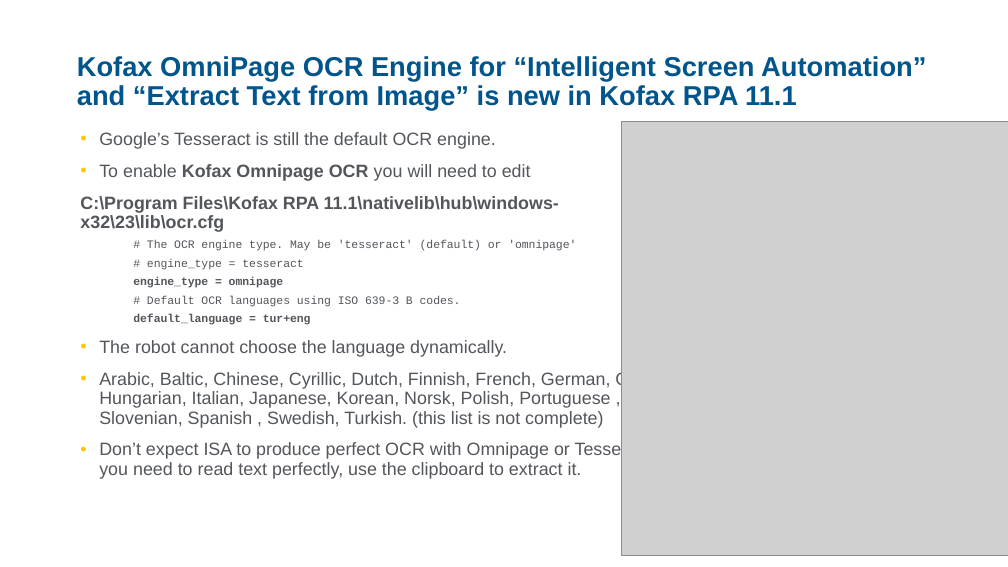
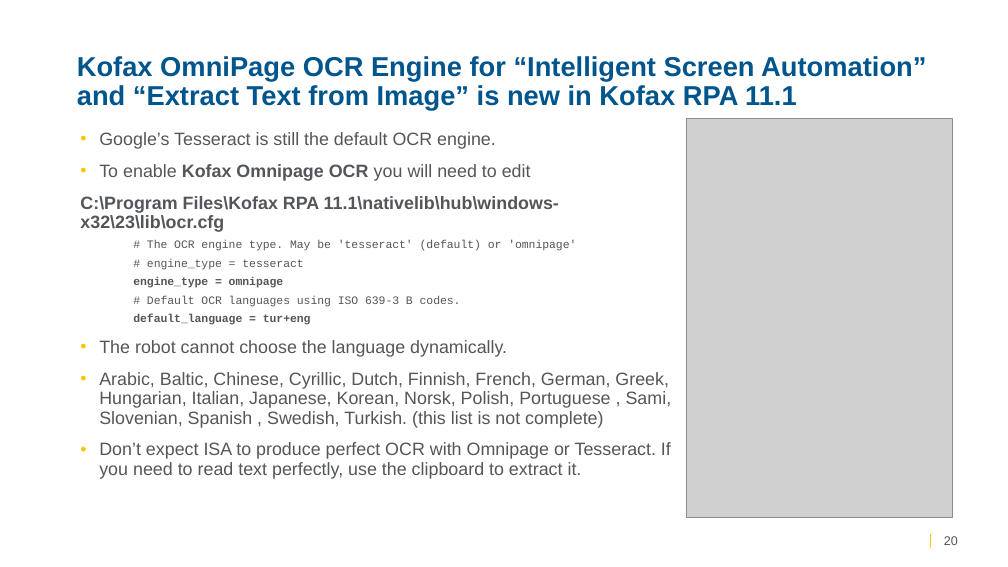
Before and after one commit to TungstenRPA/RPA-11.1, a slide deck: slide 20 of Whats new Kofax RPA 11.1 _ partner.pptx. Drawn at 1008x567 pixels with LibreOffice and Linux fonts; fonts in the diff are those of the drawing; grey boxes stand for pictures; background and template pictures are left out. Boxes give left, top, right and bottom in pixels: in the first picture for what was removed or moved away, otherwise in the second. Text is boxed around its words. In the diff, an @@ line names an element or a change of style, - is before the commit and + after.

```diff
--- a/Whats new Kofax RPA 11.1 _ partner.pptx
+++ b/Whats new Kofax RPA 11.1 _ partner.pptx
@@ picture: place and size @@
-picture at bbox=[622, 122, 1008, 556]
+picture at bbox=[687, 119, 953, 518]
@@ line added from (931, 534) to (931, 548), #FFC600 1 pt @@
```
Also in this commit, not shown: 14 other slides changed, 1 slide added.
